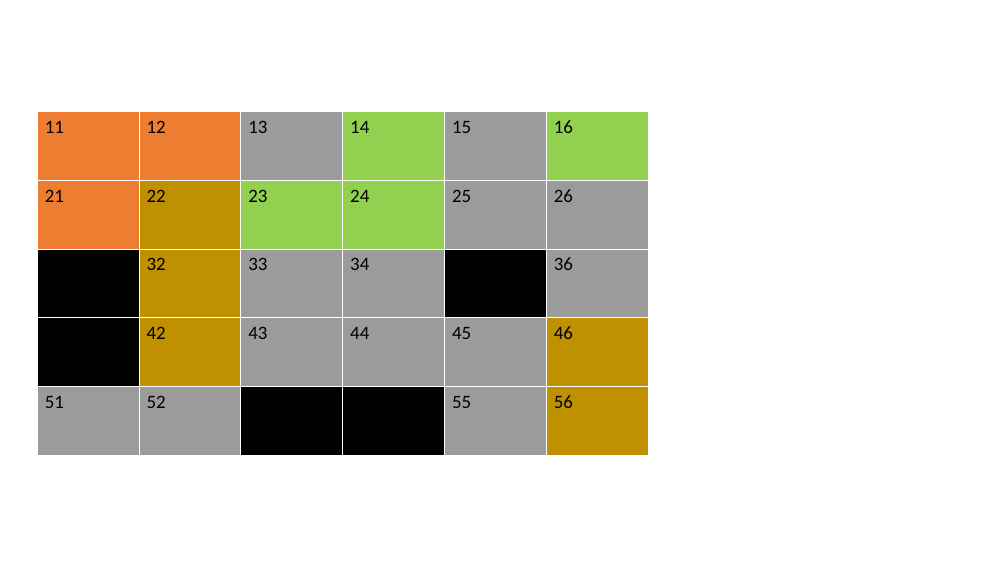
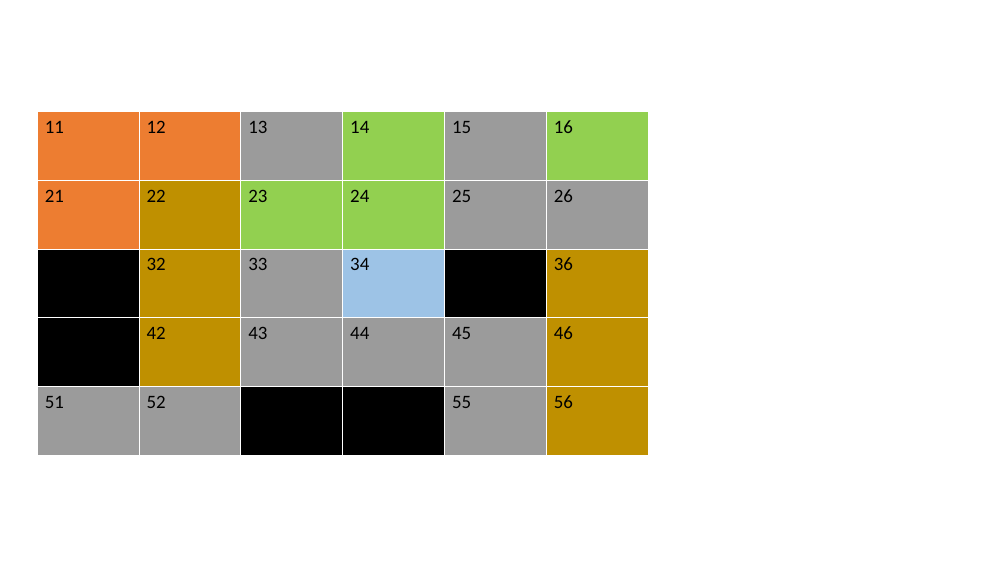
Before and after one commit to Poserzito/Poserzito.github.io, a slide deck: slide 3 of game1/data/er_base.pptx. Drawn at 1008x567 pixels with LibreOffice and Linux fonts; fonts in the diff are those of the drawing; grey boxes stand for pictures. Boxes give left, top, right and bottom in pixels: in the first picture for what was removed or moved away, otherwise in the second. Text is boxed around its words. In the diff, an @@ line names an element or a change of style, - is before the commit and + after.

```diff
--- a/game1/data/er_base.pptx
+++ b/game1/data/er_base.pptx
@@ table at (x1=37, y1=112, x2=650, y2=455) @@
@@ fill none to #9DC3E6 in row 3, column 4 @@
@@ fill none to #BF9000 in row 3, column 6 @@
```
Also in this commit, not shown: 17 other files.
